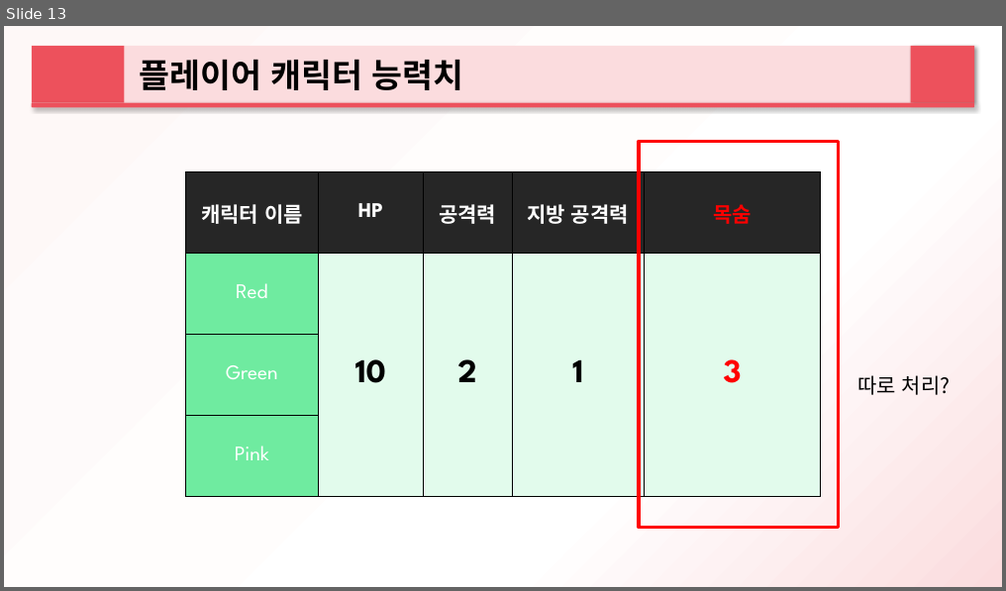
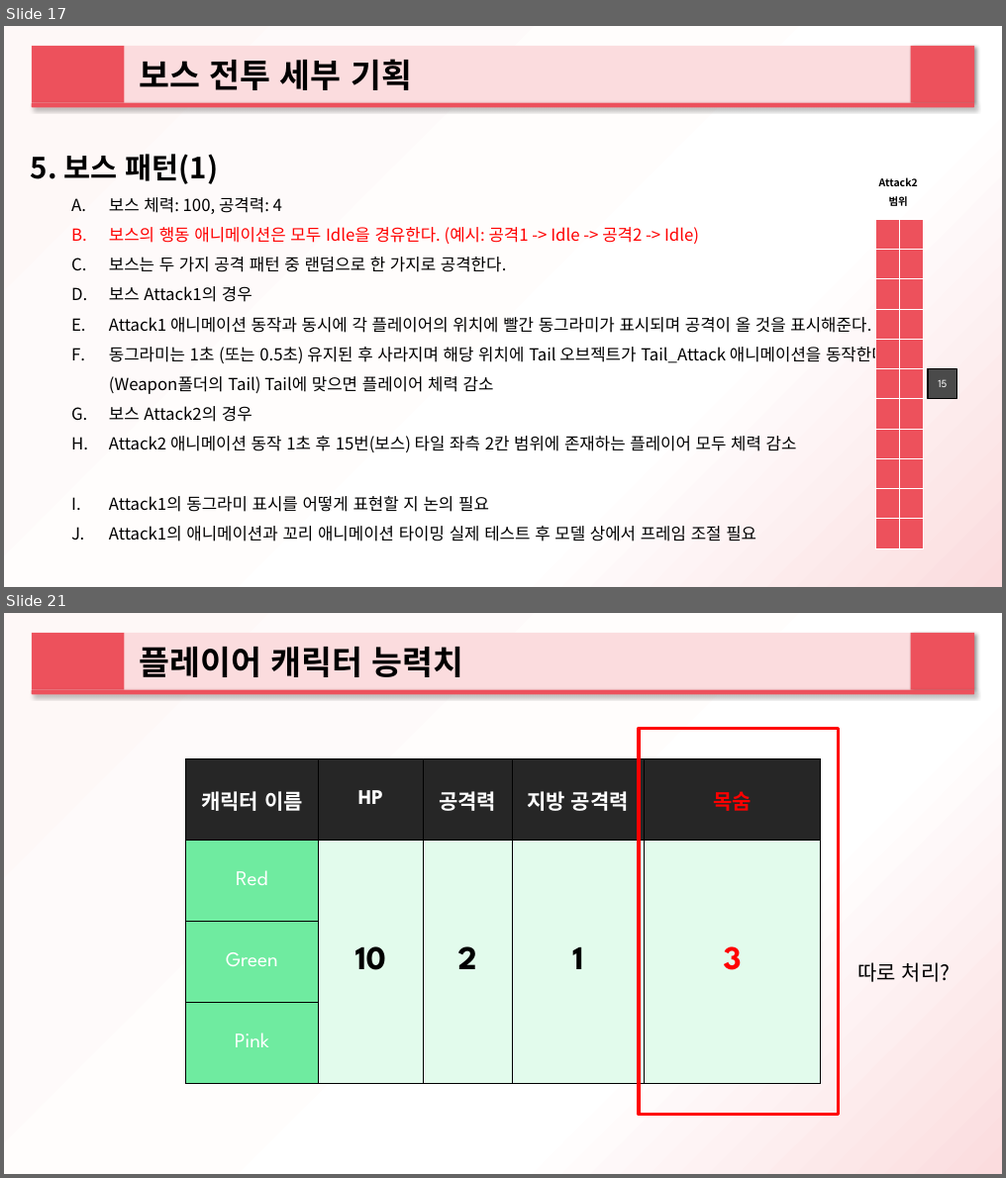
Before and after one commit to 2015184012Bang/KPU_TeamProject, a slide deck: ProjectPlan/팀원들 공유용/하트비트 추가 기획서_설정.pptx. Shown one above the other, each under a label of ours: slide 13 before the commit, slides 17 and 21 after it; the slides between them are not shown. The pictures are 1006x591 and 1006x1178 pixels, drawn with LibreOffice and Linux fonts; fonts in the diff are those of the drawing. Boxes give left, top, right and bottom in pixels: in the first picture for what was removed or moved away, otherwise in the second. Text is boxed around its words. In the diff, an @@ line names an element or a change of style, - is before the commit and + after.

Commit message:
Add files via upload
보스 세부 기획 추가

```diff
--- a/ProjectPlan/팀원들 공유용/하트비트 추가 기획서_설정.pptx
+++ b/ProjectPlan/팀원들 공유용/하트비트 추가 기획서_설정.pptx
@@ slide 17 added at [4, 26, 1002, 587], background gradient #FEF8F7 to #FFFFFF to #FBDCDE @@
@@ rectangle added at [32, 46, 125, 103], fill #ED515C @@
@@ rectangle added at [125, 46, 975, 103], fill #FBDCDE, 32 pt, text #000000, bold @@
+보스 전투 세부 기획
@@ rectangle added at [911, 46, 974, 103], fill #ED515C @@
@@ rounded rectangle added at [32, 103, 975, 107], fill #ED515C @@
@@ text added at [31, 154, 219, 184], 28 pt, text #000000, bold @@
+5. 보스 패턴(1)
@@ text added at [109, 197, 891, 542], 16 pt, text #000000 @@
+A. 보스 체력: 100, 공격력: 4
+B. 보스의 행동 애니메이션은 모두 Idle을 경유한다. (예시: 공격1 -> Idle -> 공격2 -> Idle)
+C. 보스는 두 가지 공격 패턴 중 랜덤으로 한 가지로 공격한다.
+D. 보스 Attack1의 경우
+E. Attack1 애니메이션 동작과 동시에 각 플레이어의 위치에 빨간 동그라미가 표시되며 공격이 올 것을 표시해준다.
+F. 동그라미는 1초 (또는 0.5초) 유지된 후 사라지며 해당 위치에 Tail 오브젝트가 Tail_Attack 애니메이션을 동작한다.(Weapon폴더의 Tail) Tail에 맞으면 플레이어 체력 감소
+G. 보스 Attack2의 경우
+H. Attack2 애니메이션 동작 1초 후 15번(보스) 타일 좌측 2칸 범위에 존재하는 플레이어 모두 체력 감소
+I. Attack1의 동그라미 표시를 어떻게 표현할 지 논의 필요
+J. Attack1의 애니메이션과 꼬리 애니메이션 타이밍 실제 테스트 후 모델 상에서 프레임 조절 필요
@@ text added at [879, 177, 918, 206], 10 pt, text #000000, bold @@
+Attack2 범위
@@ table added at [875, 219, 924, 549], 11 rows, 2 columns @@
+ | 
+ | 
+ | 
+ | 
+ | 
+ | 
+ | 
+ | 
+ | 
+ | 
+ | 
@@ rectangle added at [928, 370, 957, 399], fill #4A4A4A, outline #000000 1.25 pt, 10.5 pt, text #FFFFFF @@
+15
@@ what was slide 13 is now slide 21 @@
```
Also in this commit, not shown: 4 slides changed, 7 other slides added.
